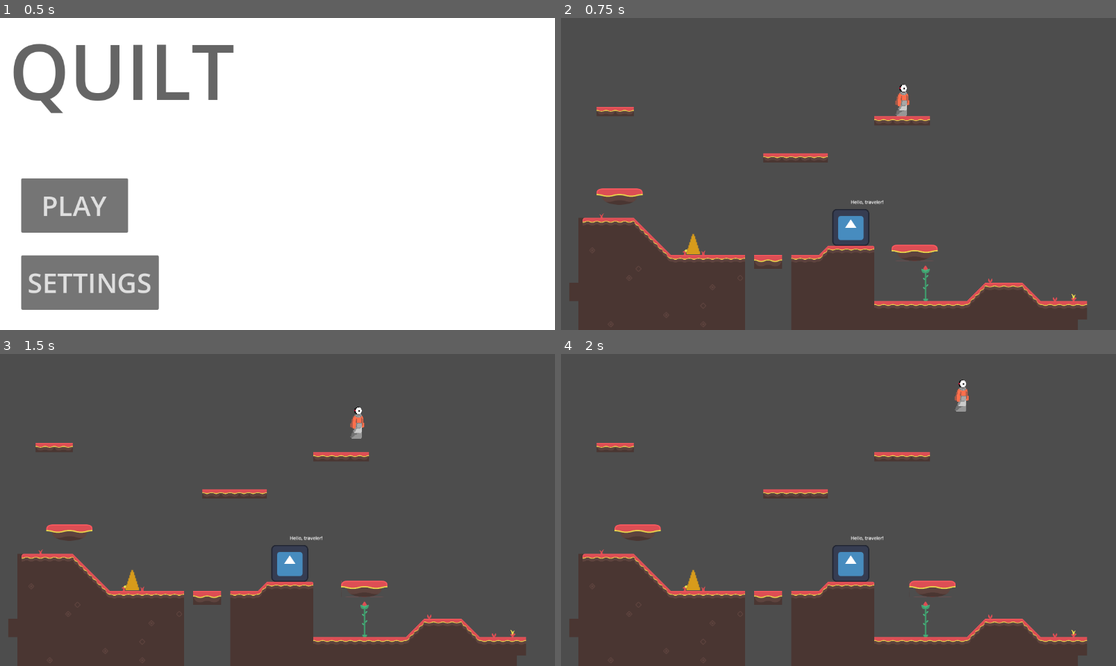
Above: before the commit, frames 1-4 (two rows, left to right).
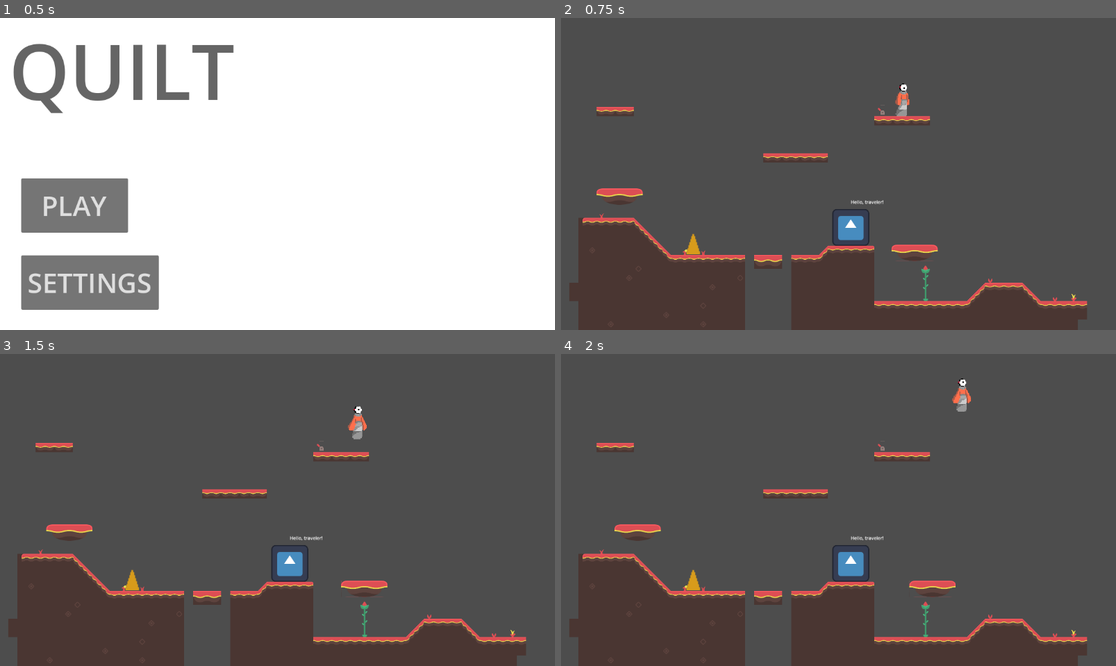
Above: after the commit, the same moments.

Repository: unsaltedkale/Quilt
Game: Godot game, scene res://main.tscn
Two runs of this game, one before a commit and one after it. Both use one fixed random seed, a clock stepped at 60 frames per second and the inputs below. The engine's default icon, where the game draws it, is replaced by a stand-in: a white triangle on a blue panel in a dark square.
Inputs (mouse positions are in pixels of both pictures, inside the frame that each line leads up to):
- Up to frame 1 (0.5 s): no input
- Up to frame 2 (0.75 s): click "PLAY" at 0.5 s
- Up to frame 3 (1.5 s): move the mouse to (399, 494) at 1.27 s; hold D (move_right) from 1.28 s (still down); tap Space (jump) at 1.35 s; click (399, 494) at 1.42 s
- Up to frame 4 (2 s): keep holding D (move_right); tap Space (jump) at 1.52, 1.82 s

Frame 1 is identical in both runs. In frame 2, less than 0.1% of the frame differs, in the area x 57-63%, y 20-31%; in frame 3, 0.1%; in frame 4, 0.1%, in the area x 57-74%, y 7-31%.
Error before the commit: Invalid call. Nonexistent function 'was_on_floor' in base 'CharacterBody2D (player.gd)'. (res://Emily)

Commit message:
started levers

Diff:
--- /dev/null
+++ b/Elena/Scenes/lever.tscn
@@ -0,0 +1,47 @@
+[gd_scene load_steps=7 format=3 uid="uid://cruolbbn4dkbf"]
+
+[ext_resource type="Script" uid="uid://bdo7ipnega6ff" path="res://Elena/Scripts/lever.gd" id="1_3t248"]
+[ext_resource type="Texture2D" uid="uid://nycislmjusp8" path="res://Resources/tilesheet_complete.png" id="2_r2igf"]
+
+[sub_resource type="RectangleShape2D" id="RectangleShape2D_iu6v1"]
+size = Vector2(73, 77)
+
+[sub_resource type="AtlasTexture" id="AtlasTexture_bw72p"]
+atlas = ExtResource("2_r2igf")
+region = Rect2(576, 704, 64, 64)
+
+[sub_resource type="AtlasTexture" id="AtlasTexture_lqrpp"]
+atlas = ExtResource("2_r2igf")
+region = Rect2(704, 704, 64, 64)
+
+[sub_resource type="SpriteFrames" id="SpriteFrames_pcow5"]
+animations = [{
+"frames": [{
+"duration": 1.0,
+"texture": SubResource("AtlasTexture_bw72p")
+}],
+"loop": true,
+"name": &"lever_0",
+"speed": 5.0
+}, {
+"frames": [{
+"duration": 1.0,
+"texture": SubResource("AtlasTexture_lqrpp")
+}],
+"loop": true,
+"name": &"lever_1",
+"speed": 5.0
+}]
+
+[node name="Lever" type="Node2D"]
+script = ExtResource("1_3t248")
+
+[node name="Area2D" type="Area2D" parent="."]
+
+[node name="CollisionShape2D" type="CollisionShape2D" parent="Area2D"]
+position = Vector2(0.5, 0.5)
+shape = SubResource("RectangleShape2D_iu6v1")
+
+[node name="AnimatedSprite2D" type="AnimatedSprite2D" parent="."]
+sprite_frames = SubResource("SpriteFrames_pcow5")
+animation = &"lever_0"
--- /dev/null
+++ b/Elena/Scenes/leverplatform.tscn
@@ -0,0 +1,24 @@
+[gd_scene load_steps=4 format=3 uid="uid://duk0dr4rdam4g"]
+
+[ext_resource type="Script" uid="uid://big6rcegqu0nl" path="res://Elena/Scripts/leverplatform.gd" id="1_dcb7x"]
+[ext_resource type="Texture2D" uid="uid://nycislmjusp8" path="res://Resources/tilesheet_complete.png" id="2_71v7q"]
+
+[sub_resource type="RectangleShape2D" id="RectangleShape2D_lpq4i"]
+size = Vector2(326, 58)
+
+[node name="leverplatform" type="AnimatableBody2D" groups=["Environmental Feature"]]
+script = ExtResource("1_dcb7x")
+position_a = null
+position_b = null
+speed = null
+
+[node name="CollisionShape2D" type="CollisionShape2D" parent="."]
+position = Vector2(2, -29)
+shape = SubResource("RectangleShape2D_lpq4i")
+
+[node name="Sprite2D" type="Sprite2D" parent="."]
+position = Vector2(2.0000076, 0.9999962)
+scale = Vector2(2.5000002, 1.7578125)
+texture = ExtResource("2_71v7q")
+region_enabled = true
+region_rect = Rect2(448, 128, 128, 64)
--- a/Elena/Scripts/lever.gd
+++ b/Elena/Scripts/lever.gd
@@ -1,3 +1,20 @@
 extends Node2D
 
 @export var state = "0"
+
+func _ready():
+	if state == "0":
+		$AnimatedSprite2D.play("lever_0")
+	else:
+		$AnimatedSprite2D.play("lever_1")
+
+func _procces():
+	if $Area2D.overlaps_body("Player") and Input.is_action_just_pressed("use"):
+		if state == "0":
+			print("state 1")
+			state == "1"
+			$AnimatedSprite2D.play("lever_1")
+		else:
+			print("state 0")
+			state == "0"
+			$AnimatedSprite2D.play("lever_0")
--- /dev/null
+++ b/Elena/Scripts/leverplatform.gd
@@ -0,0 +1,16 @@
+extends AnimatableBody2D
+
+@export var position_a: Vector2
+@export var position_b: Vector2
+@export var speed: float = 100.0
+
+var target_position: Vector2
+
+func _ready():
+	target_position = position_a
+
+func _process(delta):
+	position = position.move_toward(target_position, speed * delta)
+
+func set_target(is_on: bool):
+	target_position = is_on ? position_b : position_a
--- a/Elena/lever.tscn
+++ /dev/null
@@ -1,51 +0,0 @@
-[gd_scene load_steps=8 format=3 uid="uid://dr3l4qrfp3k2l"]
-
-[ext_resource type="Script" uid="uid://big6w2eapm0va" path="res://Elena/Scripts/lever.gd" id="1_3t248"]
-[ext_resource type="Texture2D" uid="uid://nycislmjusp8" path="res://Resources/tilesheet_complete.png" id="2_r2igf"]
-
-[sub_resource type="AtlasTexture" id="AtlasTexture_bx8q3"]
-atlas = ExtResource("2_r2igf")
-region = Rect2(576, 704, 64, 64)
-
-[sub_resource type="AtlasTexture" id="AtlasTexture_kkm8a"]
-atlas = ExtResource("2_r2igf")
-region = Rect2(640, 704, 64, 64)
-
-[sub_resource type="AtlasTexture" id="AtlasTexture_71oby"]
-atlas = ExtResource("2_r2igf")
-region = Rect2(704, 704, 64, 64)
-
-[sub_resource type="SpriteFrames" id="SpriteFrames_r3x0m"]
-animations = [{
-"frames": [{
-"duration": 1.0,
-"texture": SubResource("AtlasTexture_bx8q3")
-}, {
-"duration": 1.0,
-"texture": SubResource("AtlasTexture_kkm8a")
-}, {
-"duration": 1.0,
-"texture": SubResource("AtlasTexture_71oby")
-}],
-"loop": true,
-"name": &"default",
-"speed": 5.0
-}]
-
-[sub_resource type="RectangleShape2D" id="RectangleShape2D_kyhnt"]
-size = Vector2(84, 77)
-
-[node name="Lever" type="Node2D"]
-script = ExtResource("1_3t248")
-metadata/_edit_group_ = true
-
-[node name="AnimatedSprite2D" type="AnimatedSprite2D" parent="."]
-position = Vector2(0.30681825, 0.95833445)
-scale = Vector2(1.072088, 1.0013021)
-sprite_frames = SubResource("SpriteFrames_r3x0m")
-
-[node name="Area2D" type="Area2D" parent="."]
-
-[node name="CollisionShape2D" type="CollisionShape2D" parent="Area2D"]
-position = Vector2(0, 1.5)
-shape = SubResource("RectangleShape2D_kyhnt")
--- a/Emily WIP/Scripts/jump_component.gd
+++ b/Emily WIP/Scripts/jump_component.gd
@@ -13,7 +13,7 @@
 		body.velocity.y = jump_velocity
 	is_jumping = body.velocity.y > 0 and not body.is_on_floor()
 	is_falling = body.velocity.y < 0 and not body.is_on_floor()
-	is_landing = body.was_on_floor()
+	#is_landing = body.was_on_floor()
 
 	if is_jumping:
 		$"../AnimatedSprite2D".play("jump")
--- a/main.tscn
+++ b/main.tscn
@@ -8,6 +8,7 @@
 [ext_resource type="PackedScene" uid="uid://b7d7v3oy8f5u3" path="res://Elena/Scenes/spike.tscn" id="6_7mycd"]
 [ext_resource type="PackedScene" uid="uid://dacoqwe3msj05" path="res://Elena/Scenes/movingplatform.tscn" id="7_272bh"]
 [ext_resource type="PackedScene" uid="uid://bynaee88w7bws" path="res://Elena/Scenes/dissapearing_platform.tscn" id="8_5vw27"]
+[ext_resource type="PackedScene" uid="uid://cruolbbn4dkbf" path="res://Elena/Scenes/lever.tscn" id="9_kek77"]
 
 [sub_resource type="GDScript" id="GDScript_4c57u"]
 script/source = "extends Node2D
@@ -677,4 +678,7 @@
 
 [node name="Timer" type="Timer" parent="."]
 
+[node name="Lever" parent="." instance=ExtResource("9_kek77")]
+position = Vector2(5304, 1557)
+
 [connection signal="timeout" from="Timer" to="." method="_on_timer_timeout"]
--- a/project.godot
+++ b/project.godot
@@ -42,3 +42,8 @@
 "events": [Object(InputEventKey,"resource_local_to_scene":false,"resource_name":"","device":-1,"window_id":0,"alt_press …(192 unchanged characters)…
 ]
 }
+use_lever={
+"deadzone": 0.2,
+"events": [Object(InputEventKey,"resource_local_to_scene":false,"resource_name":"","device":0,"window_id":0,"alt_pressed":false,"shift_pressed":false,"ctrl_pressed":false,"meta_pressed":false,"pressed":false,"keycode":0,"physical_keycode":69,"key_label":0,"unicode":0,"location":0,"echo":false,"script":null)
+]
+}
Not shown, changed: Elena/Scripts/lever.gd.uid
Not shown, added: Elena/Scripts/leverplatform.gd.uid
Not shown: 1 places in main.tscn that only renumber resources
